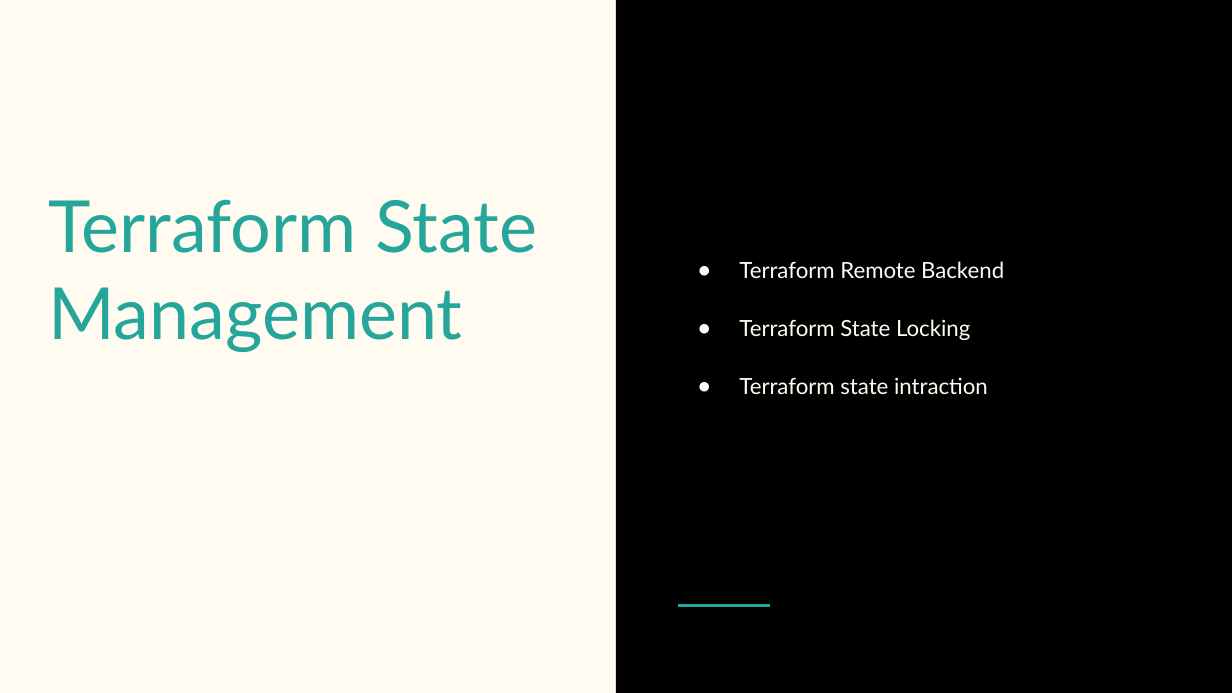
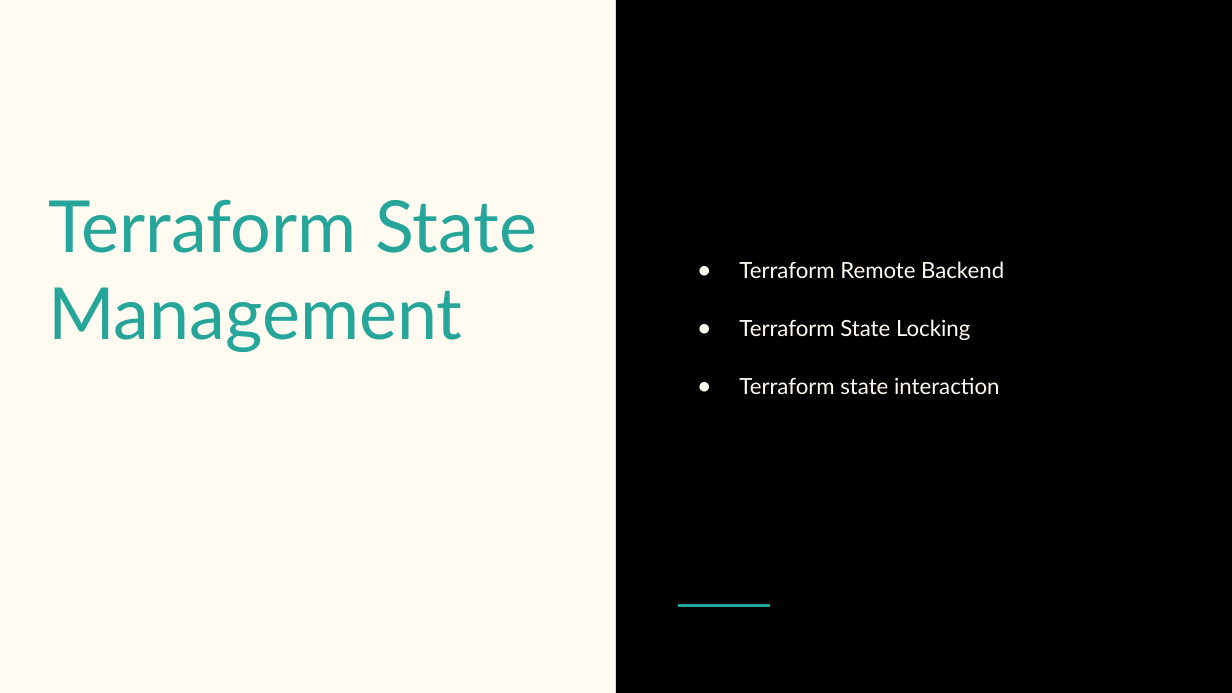
Before and after one commit to jainankur2/ankur-terraform-learning, a slide deck: slide 32 of Terraform.pptx. Drawn at 1232x693 pixels with LibreOffice and Linux fonts; fonts in the diff are those of the drawing. Boxes give left, top, right and bottom in pixels: in the first picture for what was removed or moved away, otherwise in the second. Text is boxed around its words. In the diff, an @@ line names an element or a change of style, - is before the commit and + after.

```diff
--- a/Terraform.pptx
+++ b/Terraform.pptx
@@ text at (739,377,999,394): text changed @@
-● Terraform state intraction
+● Terraform state interaction
```
Also in this commit, not shown: 1 other slide changed, 17 slides added, 44 other files.
